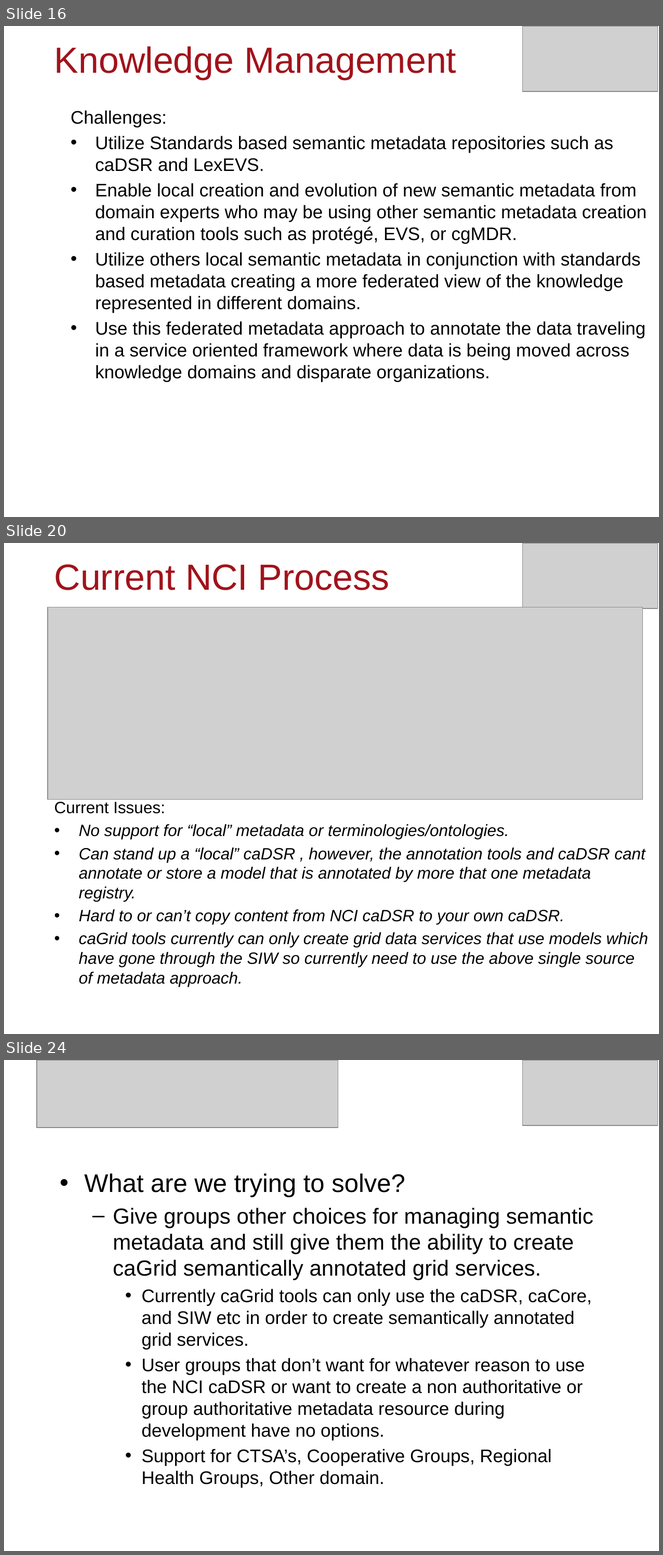
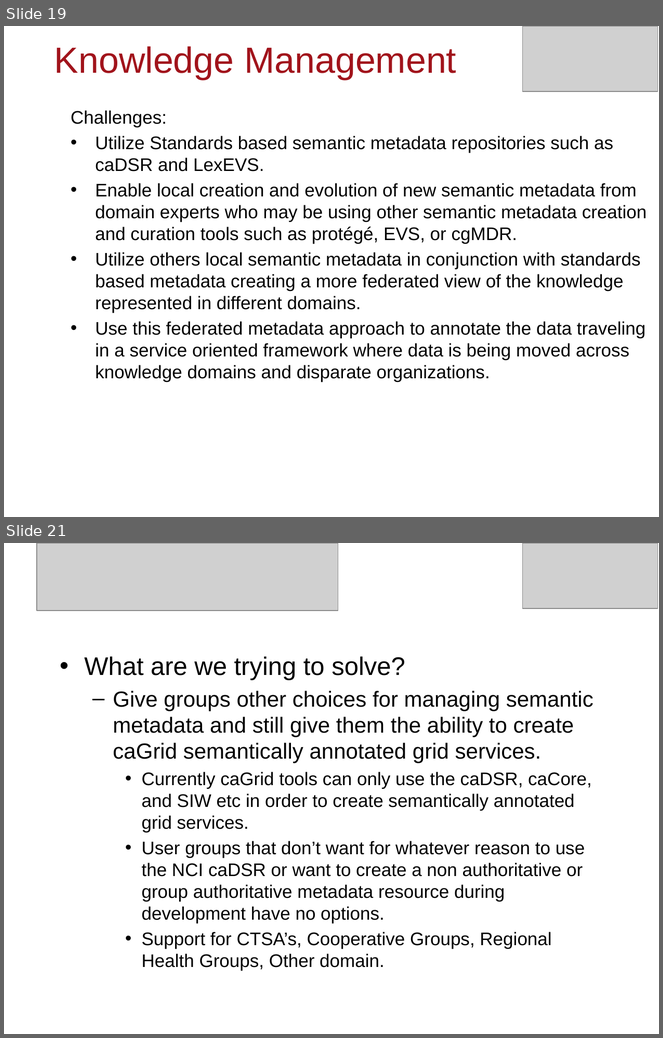
Before and after one commit to NCIP/cagrid-docs, a slide deck: general/presentations/200910_VCDE_ARCH/Adopting-Adapting-caGrid.pptx. Shown one above the other, each under a label of ours: slides 16, 20 and 24 before the commit, slides 19 and 21 after it; the slides between them are not shown. The pictures are 663x1555 and 663x1038 pixels, drawn with LibreOffice and Linux fonts; fonts in the diff are those of the drawing; grey boxes stand for pictures; background and template pictures are left out. Boxes give left, top, right and bottom in pixels: in the first picture for what was removed or moved away, otherwise in the second. Text is boxed around its words. In the diff, an @@ line names an element or a change of style, - is before the commit and + after.

```diff
--- a/general/presentations/200910_VCDE_ARCH/Adopting-Adapting-caGrid.pptx
+++ b/general/presentations/200910_VCDE_ARCH/Adopting-Adapting-caGrid.pptx
@@ slide 20 removed at <box>4,543,659,1034</box>, background picture (left out) @@
@@ picture removed at <box>523,543,659,609</box> @@
@@ title removed at <box>54,564,390,590</box> @@
-Current NCI Process
@@ picture removed at <box>48,607,643,799</box> @@
@@ text removed at <box>54,802,648,987</box> @@
-Current Issues:
-• No support for “local” metadata or terminologies/ontologies.
-• Can stand up a “local” caDSR , however, the annotation tools and caDSR cant annotate or store a model that is annotated by more that one metadata registry.
-• Hard to or can’t copy content from NCI caDSR to your own caDSR.
-• caGrid tools currently can only create grid data services that use models which have gone through the SIW so currently need to use the above single source of metadata approach.
@@ what was slide 16 is now slide 19 @@
@@ what was slide 24 is now slide 21 @@
```
Also in this commit, not shown: 5 slides changed, 5 slides added, 12 other slides removed.
